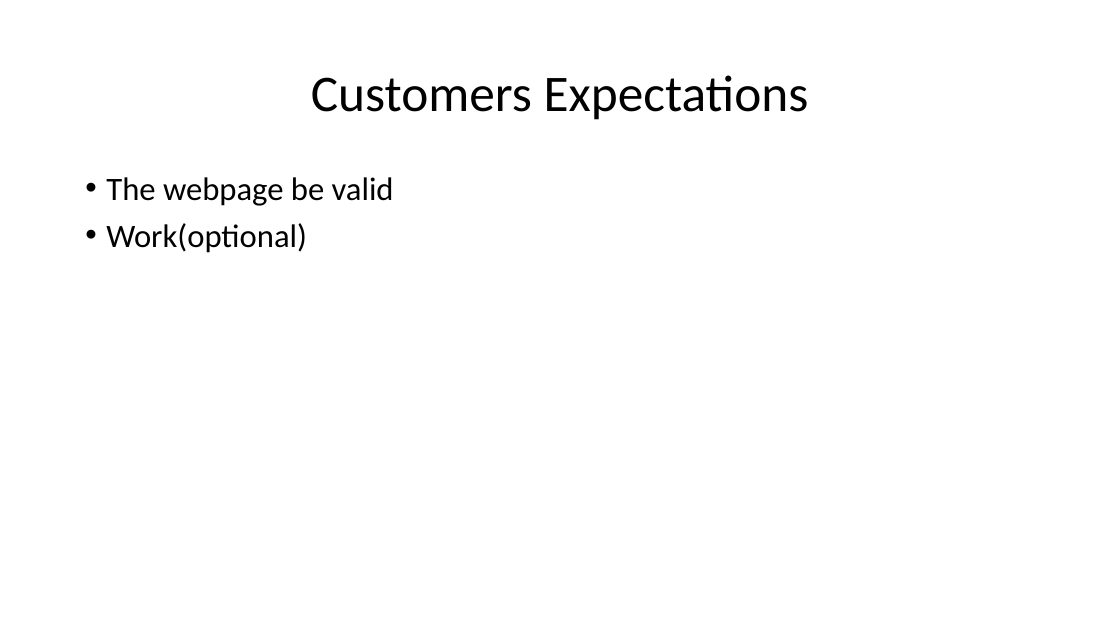
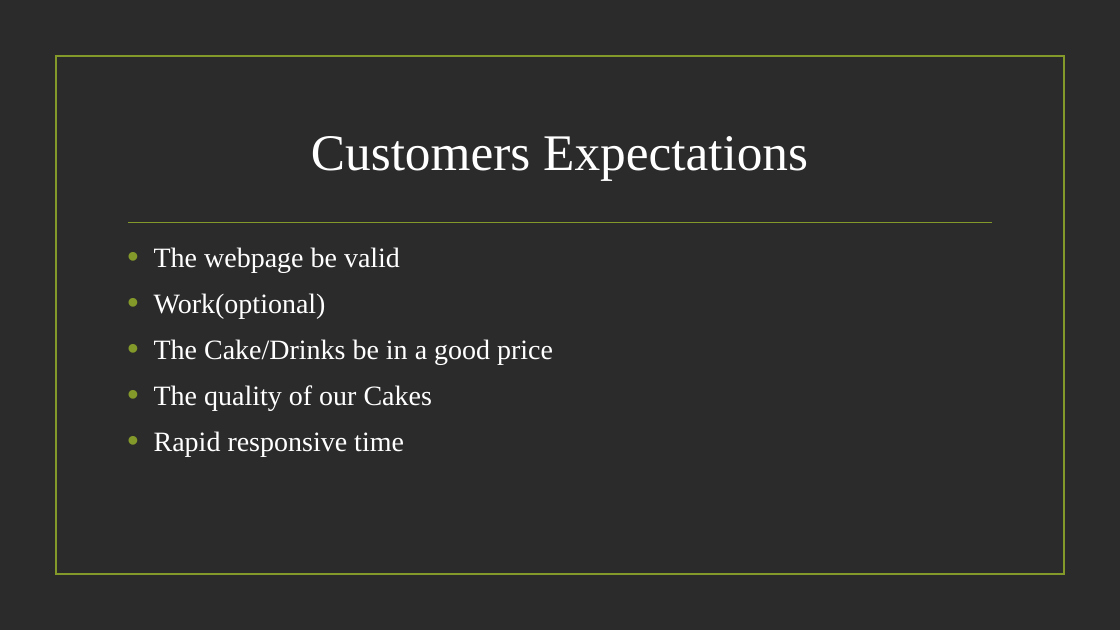
Before and after one commit to xXxMatexXx/k-v-z-projekt, a slide deck: slide 2 of Kispál Marcell/Lucky coffee shop.pptx. Drawn at 1120x630 pixels with LibreOffice and Linux fonts; fonts in the diff are those of the drawing; background and template pictures are left out; a plain dark background stands for a picture behind light text. Boxes give left, top, right and bottom in pixels: in the first picture for what was removed or moved away, otherwise in the second. Text is boxed around its words. In the diff, an @@ line names an element or a change of style, - is before the commit and + after.

```diff
--- a/Kispál Marcell/Lucky coffee shop.pptx
+++ b/Kispál Marcell/Lucky coffee shop.pptx
@@ background #FFFFFF to picture (left out) @@
@@ rectangle added at (55, 56, 1064, 575), outline #83992A 1.25 pt @@
@@ title "Customers Expectations": place and size @@
-title "Customers Expectations" at (311, 75, 809, 120)
+title "Customers Expectations" at (311, 136, 808, 181)
@@ title "Customers Expectations" at (311, 136, 808, 181): font Calibri to Times New Roman, text colour #000000 to #FFFFFF; line spacing 0.9 to 1 @@
@@ text "The webpage be valid": place and size @@
-text "The webpage be valid" at (106, 177, 394, 253)
+text "The webpage be valid" at (154, 247, 553, 457)
@@ line added from (129, 223) to (992, 223), #83992A 1.25 pt @@
@@ text at (154, 247, 400, 318): size 28 to 24 pt, font Calibri to Times New Roman, text colour #000000 to #FFFFFF in "The webpage be valid", "Work(optional)"; indent changed; line spacing 0.9 to 1 @@
@@ text at (154, 339, 553, 457): paragraphs added @@
+• The Cake/Drinks be in a good price
+• The quality of our Cakes
+• Rapid responsive time
```
Also in this commit, not shown: 3 other slides changed, 1 slide added, 1 slide removed.
